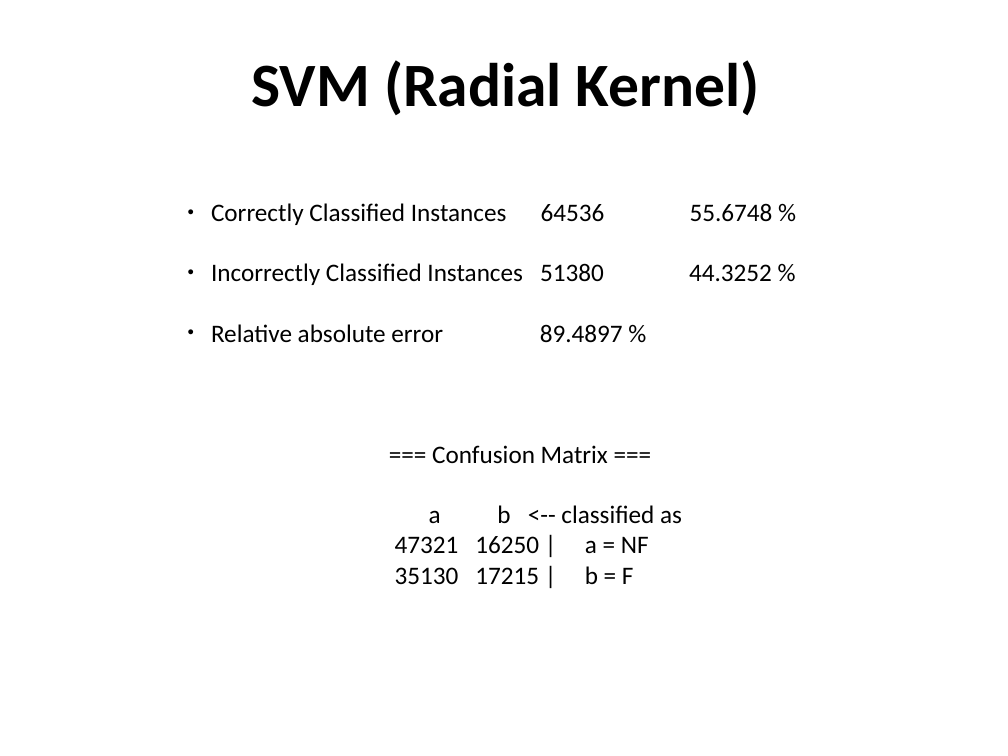
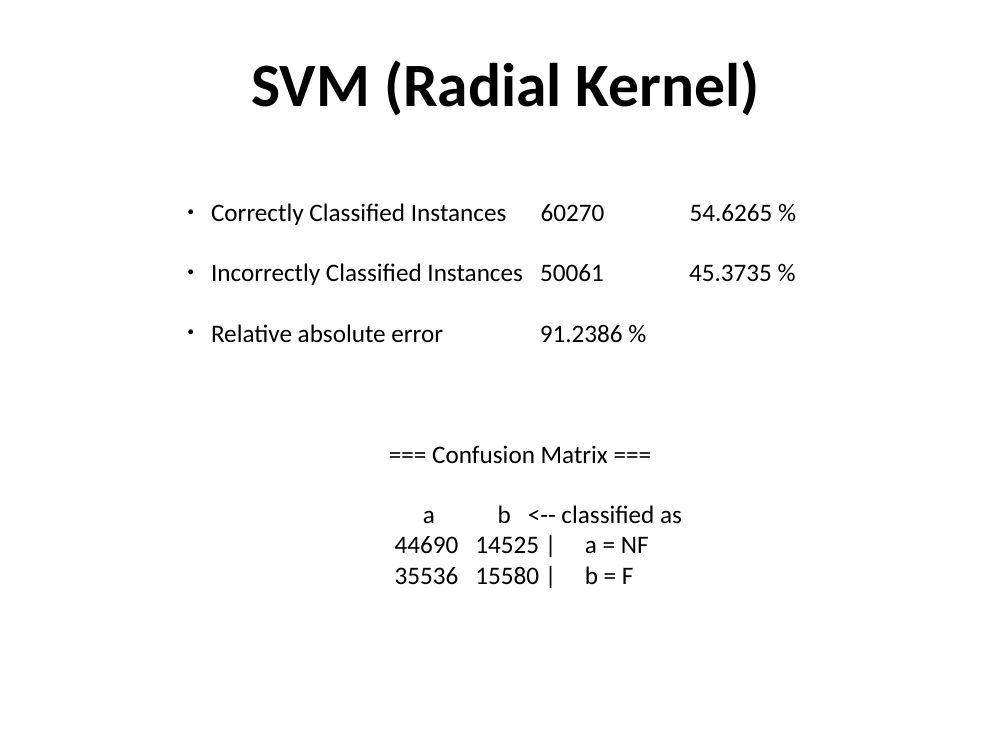
Before and after one commit to SRvSaha/Medical_Data_Analysis, a slide deck: slide 12 of Presentation/class_freq_2_drug.pptx. Drawn at 1008x756 pixels with LibreOffice and Linux fonts; fonts in the diff are those of the drawing. Boxes give left, top, right and bottom in pixels: in the first picture for what was removed or moved away, otherwise in the second. Text is boxed around its words. In the diff, an @@ line names an element or a change of style, - is before the commit and + after.

```diff
--- a/Presentation/class_freq_2_drug.pptx
+++ b/Presentation/class_freq_2_drug.pptx
@@ text at box(211, 203, 773, 343): text changed @@
-● Correctly Classified Instances 64536 55.6748 %
-● Incorrectly Classified Instances 51380 44.3252 %
-● Relative absolute error 89.4897 %
+● Correctly Classified Instances 60270 54.6265 %
+● Incorrectly Classified Instances 50061 45.3735 %
+● Relative absolute error 91.2386 %
@@ text at box(395, 536, 649, 584): text changed @@
-        47321 16250 | a = NF
-        35130 17215 | b = F
+        44690 14525 | a = NF
+        35536 15580 | b = F
```
Also in this commit, not shown: 10 other slides changed, 1 other file.
